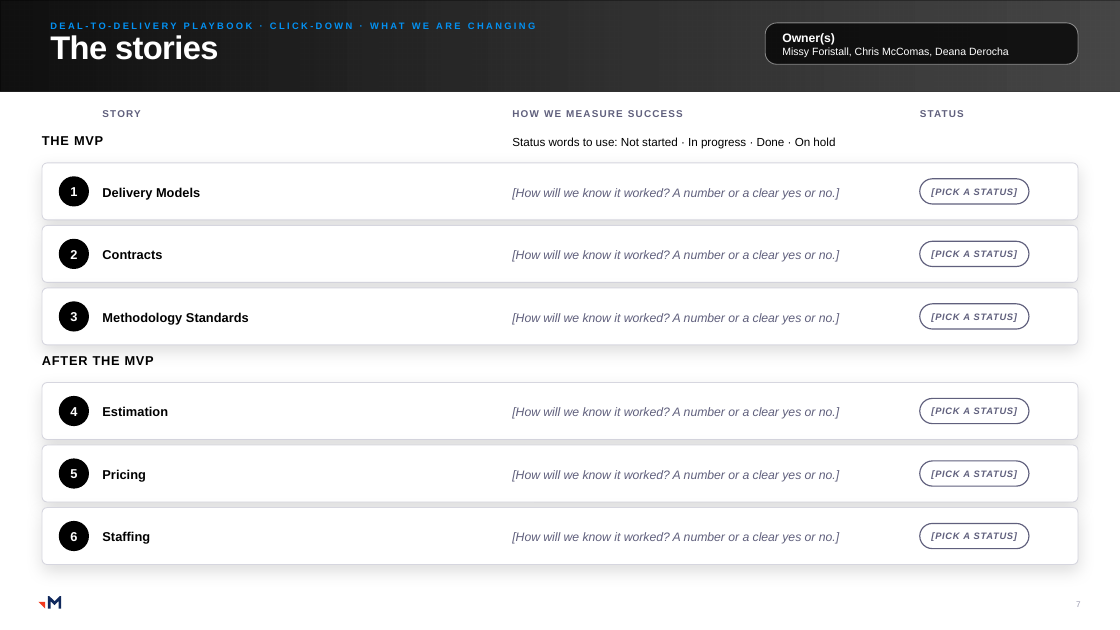
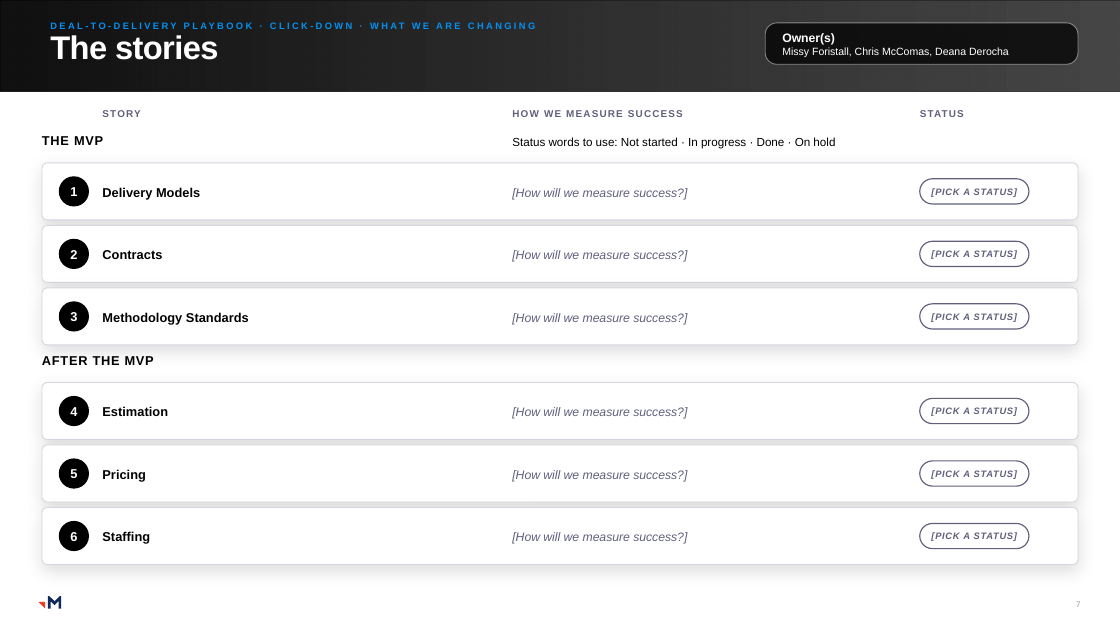
Before and after one commit to RachelHarrisMerkle/BasicMerkle, a slide deck: slide 7 of Priorities_Master.pptx. Drawn at 1120x630 pixels with LibreOffice and Linux fonts; fonts in the diff are those of the drawing; grey boxes stand for pictures. Boxes give left, top, right and bottom in pixels: in the first picture for what was removed or moved away, otherwise in the second. Text is boxed around its words. In the diff, an @@ line names an element or a change of style, - is before the commit and + after.

```diff
--- a/Priorities_Master.pptx
+++ b/Priorities_Master.pptx
@@ text at (x1=512, y1=188, x2=687, y2=200): text changed @@
-[How will we know it worked? A number or a clear yes or no.]
+[How will we measure success?]
@@ text at (x1=512, y1=250, x2=687, y2=262): text changed @@
-[How will we know it worked? A number or a clear yes or no.]
+[How will we measure success?]
@@ text at (x1=512, y1=313, x2=687, y2=325): text changed @@
-[How will we know it worked? A number or a clear yes or no.]
+[How will we measure success?]
@@ text at (x1=512, y1=407, x2=687, y2=419): text changed @@
-[How will we know it worked? A number or a clear yes or no.]
+[How will we measure success?]
@@ text at (x1=512, y1=470, x2=687, y2=482): text changed @@
-[How will we know it worked? A number or a clear yes or no.]
+[How will we measure success?]
@@ text at (x1=512, y1=532, x2=687, y2=544): text changed @@
-[How will we know it worked? A number or a clear yes or no.]
+[How will we measure success?]
```
Also in this commit, not shown: 8 other slides changed, 1 other file.
